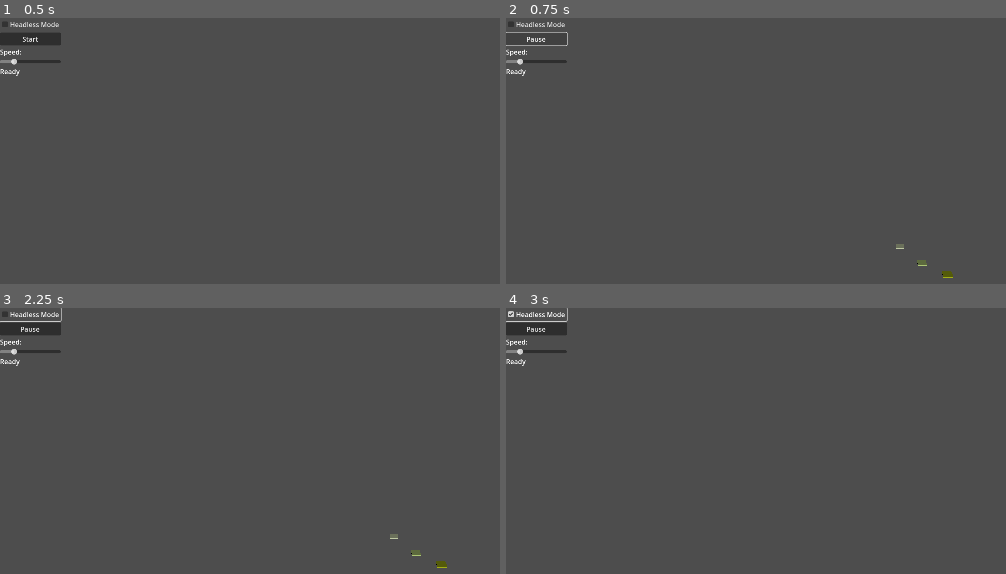
Above: before the commit, frames 1-4 (two rows, left to right).
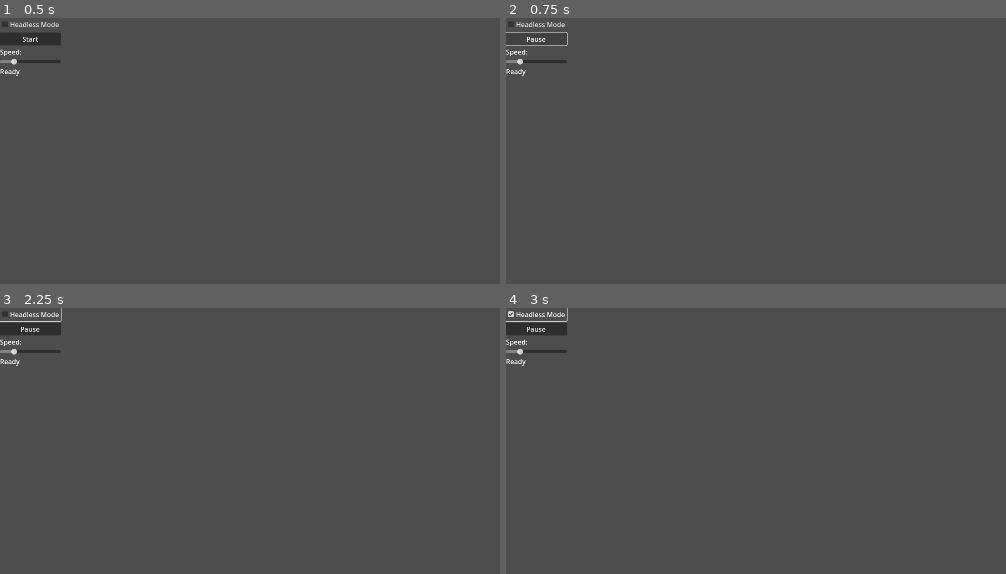
Above: after the commit, the same moments.

Repository: diegoalns/Godot_UAV_Environment
Game: Godot game, scene res://scenes/main/main.tscn
Two runs of this game, one before a commit and one after it. Both use one fixed random seed, a clock stepped at 60 frames per second and the inputs below.
Inputs:
- Up to frame 1 (0.5 s): no input
- Up to frame 2 (0.75 s): click "Start" at 0.5 s
- Up to frame 3 (2.25 s): click "Headless Mode" at 1.25 s; click "Headless Mode" at 2 s
- Up to frame 4 (3 s): click "Headless Mode" at 2.75 s

Frame 1 is identical in both runs. In frame 2, 0.1% of the frame differs, in the area x 78-90%, y 84-98%; in frame 3, 0.1%; in frame 4, nothing differs.

Commit message:
Read Flight Plans and launch drones on ETD

Diff:
--- /dev/null
+++ b/data/DP1_DP2_DP3_flight_plans_head.csv
@@ -0,0 +1,31 @@
+FlightPlanID,DronePortID,ETD,ETD_Seconds,OriginLat,OriginLon,DestinationLat,DestinationLon,DroneModel,EstimatedFlightTime,Ceiling
+FP000017,DP2,00:01:15,75,40.6269,-73.8745,40.697592502949725,-73.77868576869882,Long Range FWVTOL,8.455562375729473,200.0
+FP000003,DP2,00:01:56,116,40.6269,-73.8745,40.70002574766342,-74.00540415623013,Long Range FWVTOL,10.284253164917327,400.0
+FP000008,DP2,00:05:31,331,40.6269,-73.8745,40.74861925266173,-73.83379340364115,Long Range FWVTOL,10.472228213495358,100.0
+FP000006,DP2,00:06:05,365,40.6269,-73.8745,40.73641078853075,-73.90499167262206,Long Range FWVTOL,9.33415141277438,50.0
+FP000010,DP2,00:07:05,425,40.6269,-73.8745,40.548501135926,-73.92150748973502,Long Range FWVTOL,7.184052774110298,400.0
+FP000024,DP2,00:09:09,549,40.6269,-73.8745,40.633191106393205,-73.88239533669753,Light Quadcopter,1.4491002354251885,200.0
+FP000021,DP2,00:11:25,685,40.6269,-73.8745,40.74647849237452,-73.86599660039224,Long Range FWVTOL,9.986878929097529,50.0
+FP000002,DP2,00:13:08,788,40.6269,-73.8745,40.66102661065471,-73.96047873583689,Long Range FWVTOL,6.140051376555173,400.0
+FP000018,DP2,00:13:55,835,40.6269,-73.8745,40.61726360221981,-73.92292042638243,Heavy Quadcopter,7.242492917865576,400.0
+FP000011,DP2,00:14:30,870,40.6269,-73.8745,40.67404416975148,-73.94330875607048,Long Range FWVTOL,5.8662208693934685,400.0
+FP000022,DP2,00:15:13,913,40.6269,-73.8745,40.5515902573102,-73.88036832109226,Long Range FWVTOL,6.291532163488965,400.0
+FP000004,DP2,00:20:05,1205,40.6269,-73.8745,40.55815738427468,-73.8647521039221,Long Range FWVTOL,5.766012347821097,400.0
+FP000015,DP2,00:21:32,1292,40.6269,-73.8745,40.53506533094562,-73.96646972595617,Long Range FWVTOL,9.62227387338831,400.0
+FP000014,DP2,00:22:17,1337,40.6269,-73.8745,40.54387975421008,-73.80903021305149,Long Range FWVTOL,8.0702603227794,400.0
+FP000005,DP2,00:22:29,1349,40.6269,-73.8745,40.7482779699849,-73.83504112451845,Long Range FWVTOL,10.425478006462628,100.0
+FP000001,DP2,00:25:27,1527,40.6269,-73.8745,40.66897594608791,-73.72480382281142,Long Range FWVTOL,10.101082615494132,100.0
+FP000007,DP2,00:30:19,1819,40.6269,-73.8745,40.72836936923996,-73.83822558736532,Long Range FWVTOL,8.767648801561057,200.0
+FP000009,DP2,00:35:27,2127,40.6269,-73.8745,40.6843834776378,-73.85214479125845,Long Range FWVTOL,4.998192065255933,200.0
+FP000012,DP2,00:36:39,2199,40.6269,-73.8745,40.56168458307795,-73.92037097132192,Long Range FWVTOL,6.165840345049693,400.0
+FP000020,DP2,00:45:30,2730,40.6269,-73.8745,40.592152709016666,-74.04133798582257,Long Range FWVTOL,10.953011507267828,400.0
+FP000019,DP2,00:46:48,2808,40.6269,-73.8745,40.56649257186298,-73.8822103821118,Long Range FWVTOL,5.061354339980486,400.0
+FP000013,DP2,00:53:21,3201,40.6269,-73.8745,40.74778431171932,-73.84785715757089,Long Range FWVTOL,10.221109604226848,100.0
+FP000023,DP2,00:56:49,3409,40.6269,-73.8745,40.62337262762114,-73.73370064856881,Long Range FWVTOL,8.916961932847771,50.0
+FP000016,DP2,00:57:23,3443,40.6269,-73.8745,40.6519831583438,-74.02415433952812,Long Range FWVTOL,9.698838310037369,400.0
+FP000047,DP2,01:01:01,3661,40.6269,-73.8745,40.55522364809059,-73.74079507255331,Long Range FWVTOL,10.364713622415968,400.0
+FP000032,DP2,01:04:56,3896,40.6269,-73.8745,40.730450659852806,-73.98003118739337,Long Range FWVTOL,10.914367418329697,400.0
+FP000049,DP2,01:11:11,4271,40.6269,-73.8745,40.65426349159071,-73.72490204729928,Long Range FWVTOL,9.737998095032554,200.0
+FP000030,DP2,01:12:03,4323,40.6269,-73.8745,40.72696140376958,-73.9593866152796,Long Range FWVTOL,9.92266636917664,300.0
+FP000037,DP2,01:13:51,4431,40.6269,-73.8745,40.54279107805414,-73.80070988724003,Long Range FWVTOL,8.428680088812841,400.0
+FP000026,DP1,01:15:00,4500,40.7251,-73.9422,40.69383206058399,-73.89585319691149,Heavy Quadcopter,8.965112285714696,200.0
--- a/scripts/core/flight_plan_manager.gd
+++ b/scripts/core/flight_plan_manager.gd
@@ -7,7 +7,7 @@
 	load_flight_plans()
 
 func load_flight_plans():
-	var file = FileAccess.open("res://data/test_flight_plans.csv", FileAccess.READ)
+	var file = FileAccess.open("res://data/DP1_DP2_DP3_flight_plans_head.csv", FileAccess.READ)
 	if not file:
 		print("Error: Could not open flight plans file")
 		return
@@ -21,16 +21,19 @@
 			var flight_plan = {
 				"id": data[0],
 				"port": data[1],
-				"origin_lat": float(data[3]),
-				"origin_lon": float(data[4]),
-				"dest_lat": float(data[5]),
-				"dest_lon": float(data[6]),
-				"model": data[7]
+				"etd_seconds": float(data[3]),
+				"origin_lat": float(data[4]),
+				"origin_lon": float(data[5]),
+				"dest_lat": float(data[6]),
+				"dest_lon": float(data[7]),
+				"model": data[8],
+				"created": false
 			}
 			flight_plans.append(flight_plan)
 
 	file.close()
 	print("Loaded %d flight plans" % flight_plans.size())
+	print(flight_plans)
 
 func get_flight_plans() -> Array:
 	return flight_plans
--- a/scripts/core/simple_logger.gd
+++ b/scripts/core/simple_logger.gd
@@ -2,7 +2,7 @@
 extends Node
 
 var log_file: FileAccess
-var log_interval: float = 1.0  # Log every second
+var log_interval: float = 10.0  # Log every second
 var time_since_log: float = 0.0
 
 func _ready():
@@ -24,8 +24,8 @@
 		log_file.store_csv_line(["Time", "DroneID", "X", "Y", "Z", "Completed"])
 		print("Log file created: %s" % filename)
 
-func update(delta: float, sim_time: float, drones: Dictionary):
-	time_since_log += delta
+func update(time_step: float, sim_time: float, drones: Dictionary):
+	time_since_log += time_step
 
 	if time_since_log >= log_interval:
 		log_drone_states(sim_time, drones)
--- a/scripts/core/simulation_engine.gd
+++ b/scripts/core/simulation_engine.gd
@@ -6,12 +6,15 @@
 @onready var visualization_system = VisualizationSystem.new()
 @onready var logger = SimpleLogger.new()
 
+
 var simulation_time: float = 0.0
 var running: bool = false
 var speed_multiplier: float = 1.0
 var time_step: float = 1.0
 var real_runtime: float = 0.0
 var headless_mode: bool = false
+var plans: Array = []
+
 
 func _ready():
 	add_child(visualization_system)
@@ -22,8 +25,11 @@
 	# Connect systems
 	drone_manager.set_visualization_system(visualization_system)
 
+	flight_plan_manager.load_flight_plans()
+
 	await get_tree().process_frame
-	create_real_scenario()
+
+	plans = flight_plan_manager.get_flight_plans()
 
 	# Add UI
 	var canvas_layer = CanvasLayer.new()
@@ -50,26 +56,31 @@
 	headless_mode = enabled
 	visualization_system.set_enabled(!enabled)
 
-func create_real_scenario():
-	var plans = flight_plan_manager.get_flight_plans()
-
-	for plan in plans:
-		var origin = flight_plan_manager.latlon_to_position(plan.origin_lat, plan.origin_lon)
-		var destination = flight_plan_manager.latlon_to_position(plan.dest_lat, plan.dest_lon)
-
-		drone_manager.create_test_drone(plan.id, origin, destination)
-		print("Created drone %s from %s to %s" % [plan.id, origin, destination])
+#func create_real_scenario():
+	#var plans = flight_plan_manager.get_flight_plans()
 
 func _physics_process(delta: float):
 	if not running:
 		return
 
+	# Simulation time and real runtime calculation
 	simulation_time += time_step * speed_multiplier
 	real_runtime += delta
+
+	# Launch the drones when ETD
+	for plan in plans:
+		if plan.etd_seconds == simulation_time and plan.created == false:
+			plan.created = true
+			var origin = flight_plan_manager.latlon_to_position(plan.origin_lat, plan.origin_lon)
+			var destination = flight_plan_manager.latlon_to_position(plan.dest_lat, plan.dest_lon)
+			drone_manager.create_test_drone(plan.id, origin, destination)
+			print("Created drone %s from %s to %s" % [plan.id, origin, destination])
+
+	# Update all created drones
 	drone_manager.update_all(time_step * speed_multiplier)
 
 	# Log data
-	logger.update(delta, simulation_time, drone_manager.drones)
+	logger.update(time_step, simulation_time, drone_manager.drones)
 
 	#if int(simulation_time) % 3 == 0 and simulation_time - delta < int(simulation_time):
 	print("Simulation time: %.5f seconds" % simulation_time)
Binary file added: data/DP1_DP2_DP3_flight_plans_head.Ceiling.translation
Binary file added: data/DP1_DP2_DP3_flight_plans_head.DestinationLat.translation
Binary file added: data/DP1_DP2_DP3_flight_plans_head.DestinationLon.translation
Binary file added: data/DP1_DP2_DP3_flight_plans_head.DroneModel.translation
Binary file added: data/DP1_DP2_DP3_flight_plans_head.DronePortID.translation
Binary file added: data/DP1_DP2_DP3_flight_plans_head.ETD.translation
Binary file added: data/DP1_DP2_DP3_flight_plans_head.EstimatedFlightTime.translation
Binary file added: data/DP1_DP2_DP3_flight_plans_head.OriginLat.translation
Binary file added: data/DP1_DP2_DP3_flight_plans_head.OriginLon.translation
Not shown, added: data/DP1_DP2_DP3_flight_plans_head.csv.import
